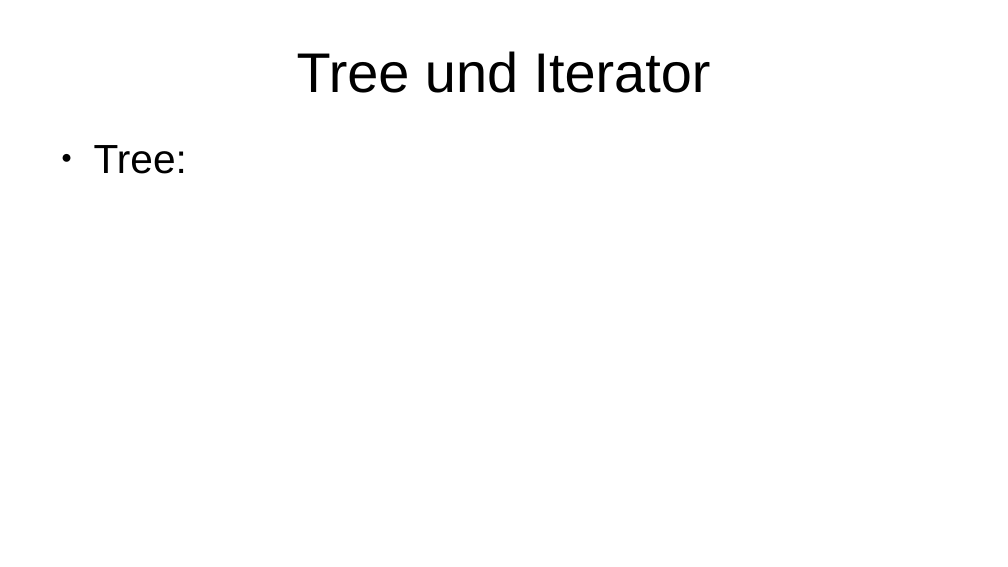
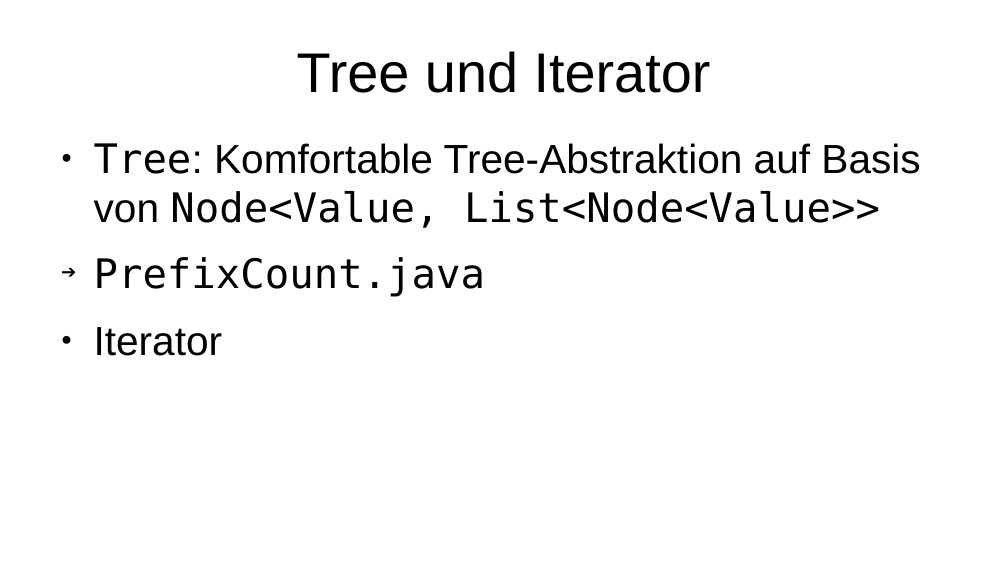
Before and after one commit to p3et/vavr-demo, a slide deck: slide 40 of coffee talk.odp. Drawn at 1008x567 pixels with LibreOffice and Linux fonts; fonts in the diff are those of the drawing. Boxes give left, top, right and bottom in pixels: in the first picture for what was removed or moved away, otherwise in the second. Text is boxed around its words. In the diff, an @@ line names an element or a change of style, - is before the commit and + after.

Commit message:
tree

```diff
--- a/coffee talk.odp
+++ b/coffee talk.odp
@@ text at (94,143,920,356): text changed; font Arial to DejaVu Sans Mono @@
-● Tree:
+● Tree: Komfortable Tree-Abstraktion auf Basis von Node<Value, List<Node<Value>>
+➔ PrefixCount.java
+● Iterator
```
Also in this commit, not shown: 2 other files.
